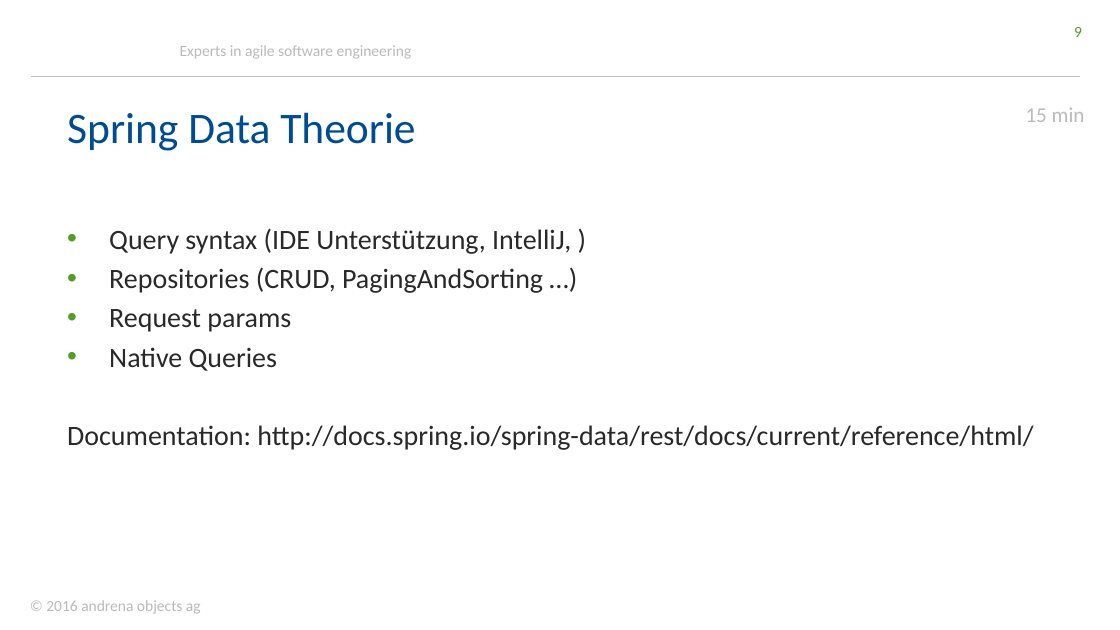
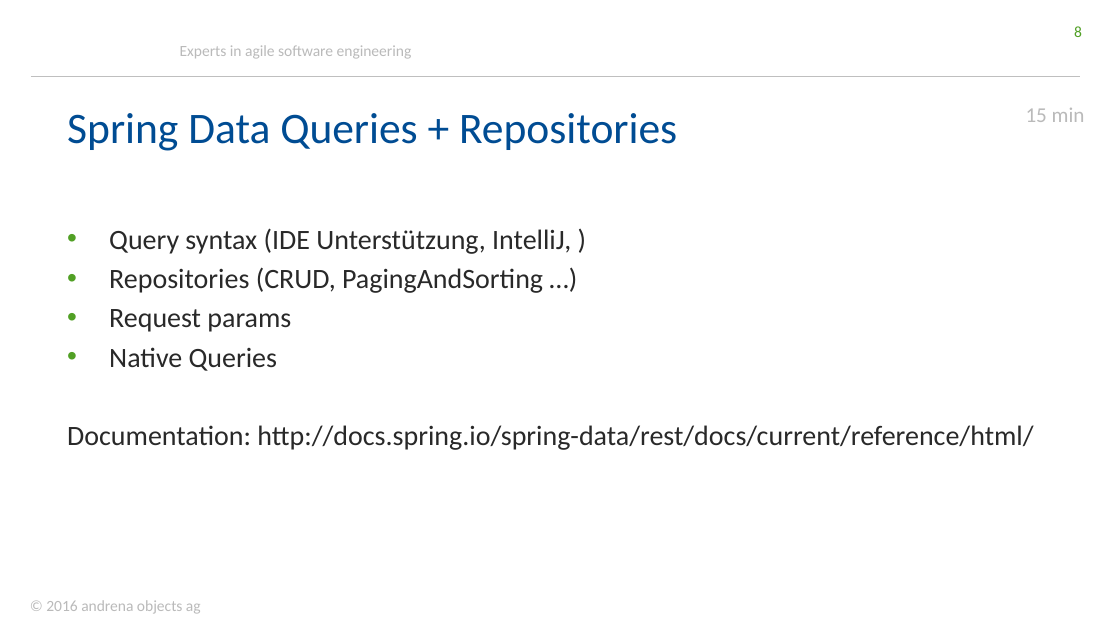
Before and after one commit to stklqt/oop-springboot-springdata-server, a slide deck: slide 8 of springBootDataWorkshop.pptx (slide 9 before the commit). Drawn at 1120x630 pixels with LibreOffice and Linux fonts; fonts in the diff are those of the drawing; background and template pictures are left out. Boxes give left, top, right and bottom in pixels: in the first picture for what was removed or moved away, otherwise in the second. Text is boxed around its words. In the diff, an @@ line names an element or a change of style, - is before the commit and + after.

```diff
--- a/springBootDataWorkshop.pptx
+++ b/springBootDataWorkshop.pptx
@@ page number at [1074,26,1082,37]: text changed @@
-9
+8
@@ title at [67,113,677,151]: text changed @@
-Spring Data Theorie
+Spring Data Queries + Repositories
```
Also in this commit, not shown: 2 other slides changed, 2 slides removed, 1 other file.
